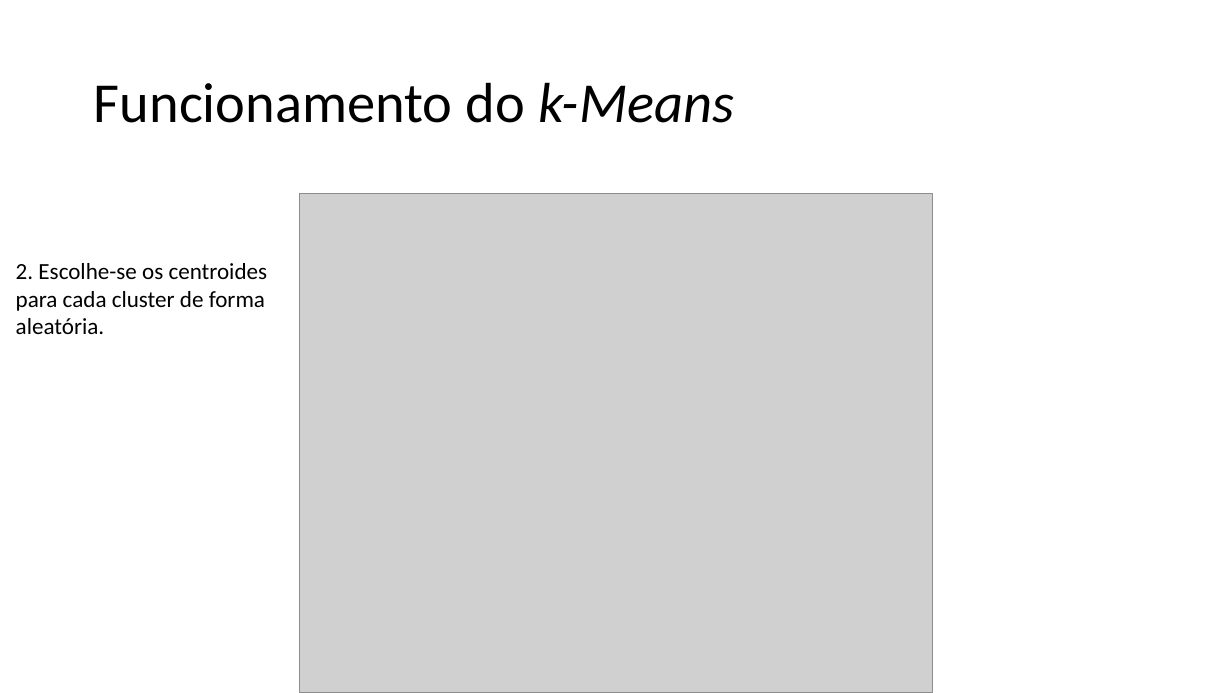
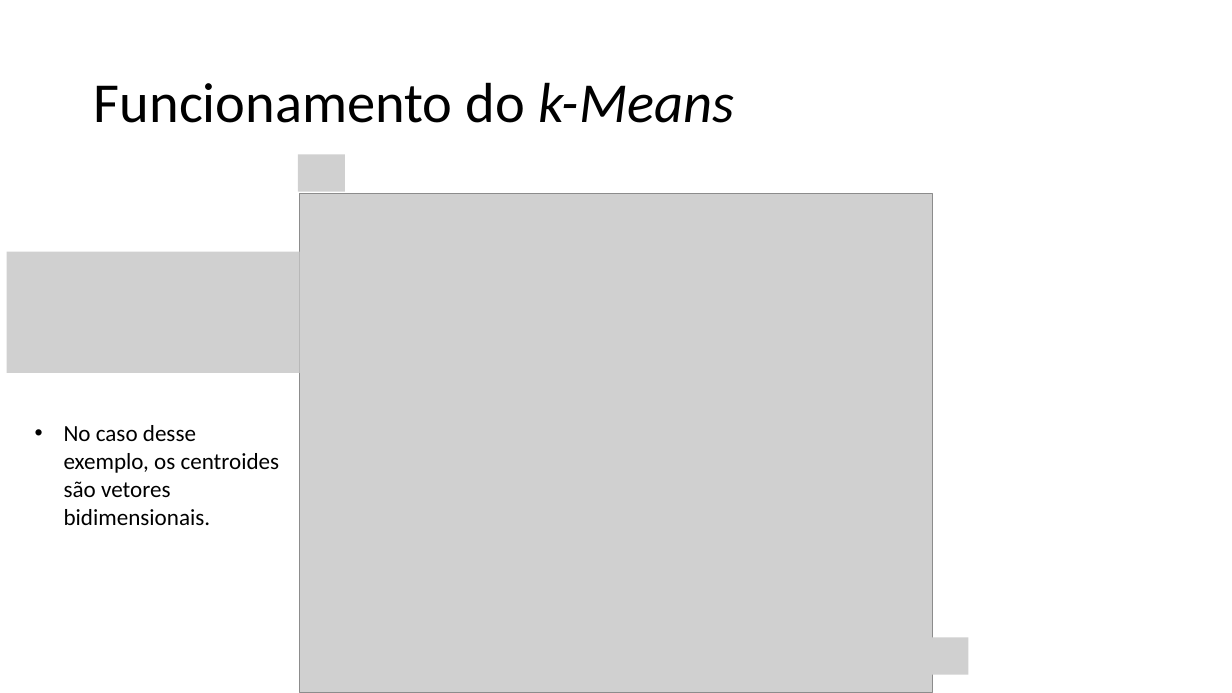
Before and after one commit to zz4fap/c24_inteligencia_artificial, a slide deck: slide 21 of slides/C24_kMeans.pptx. Drawn at 1232x693 pixels with LibreOffice and Linux fonts; fonts in the diff are those of the drawing; grey boxes stand for pictures. Boxes give left, top, right and bottom in pixels: in the first picture for what was removed or moved away, otherwise in the second. Text is boxed around its words. In the diff, an @@ line names an element or a change of style, - is before the commit and + after.

```diff
--- a/slides/C24_kMeans.pptx
+++ b/slides/C24_kMeans.pptx
@@ picture added at bbox=[298, 154, 345, 191] @@
@@ picture added at bbox=[6, 251, 299, 372] @@
@@ text removed at bbox=[16, 263, 268, 334] @@
-2. Escolhe-se os centroides para cada cluster de forma aleatória.
@@ text added at bbox=[64, 425, 280, 525], 18 pt, text #000000 @@
+• No caso desse exemplo, os centroides são vetores bidimensionais.
@@ picture added at bbox=[922, 638, 969, 675] @@
```
Also in this commit, not shown: 11 other slides changed, 5 slides added, 3 other files.
